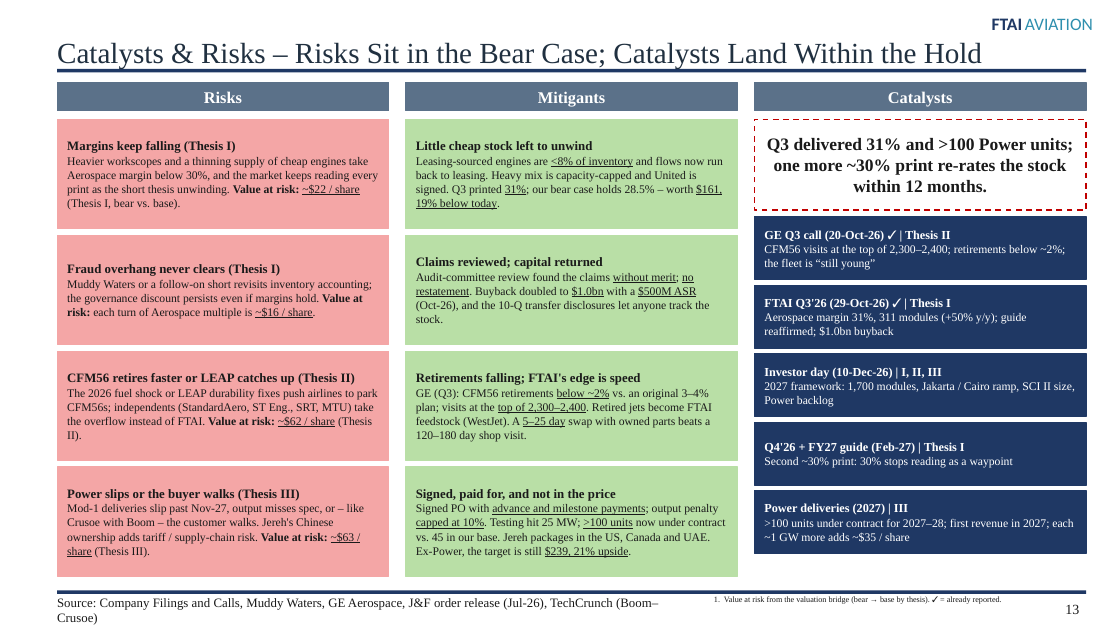
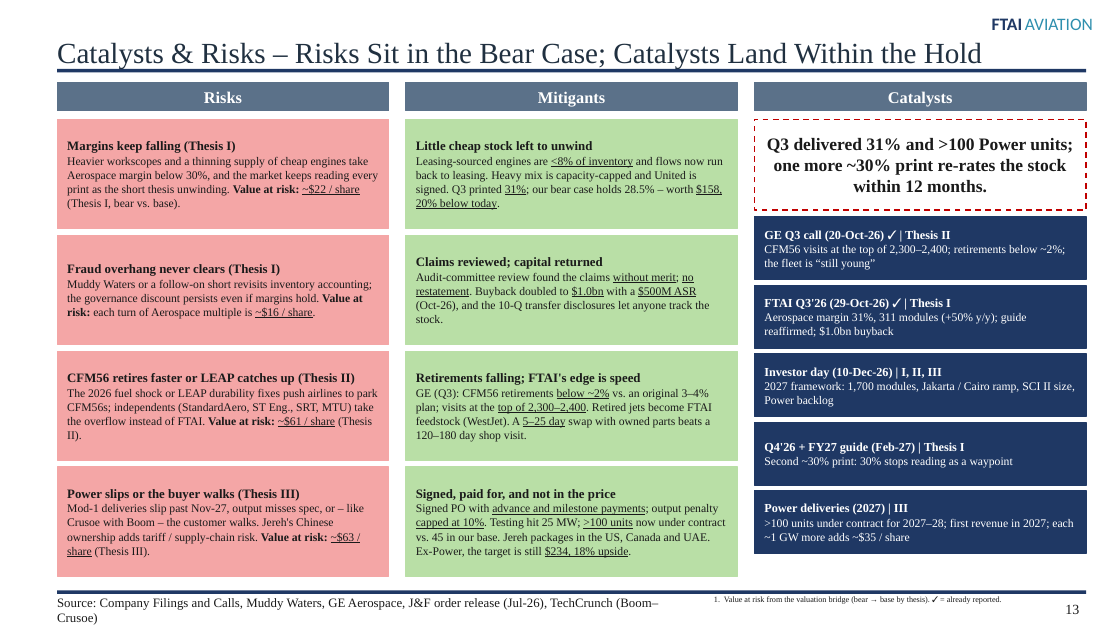
Before and after one commit to maxlsmls-dot/SPOT, a slide deck: slide 13 of ftai_pitch/FTAI_Long_Pitch.pptx. Drawn at 1120x630 pixels with LibreOffice and Linux fonts; fonts in the diff are those of the drawing. Boxes give left, top, right and bottom in pixels: in the first picture for what was removed or moved away, otherwise in the second. Text is boxed around its words. In the diff, an @@ line names an element or a change of style, - is before the commit and + after.

```diff
--- a/ftai_pitch/FTAI_Long_Pitch.pptx
+++ b/ftai_pitch/FTAI_Long_Pitch.pptx
@@ text at [416, 157, 723, 210]: text changed @@
-Leasing-sourced engines are <8% of inventory and flows now run back to leasing. Heavy mix is capacity-capped and United is signed. Q3 printed 31%; our bear case holds 28.5% – worth $161, 19% below today.
+Leasing-sourced engines are <8% of inventory and flows now run back to leasing. Heavy mix is capacity-capped and United is signed. Q3 printed 31%; our bear case holds 28.5% – worth $158, 20% below today.
@@ text at [67, 389, 378, 442]: text changed @@
-The 2026 fuel shock or LEAP durability fixes push airlines to park CFM56s; independents (StandardAero, ST Eng., SRT, MTU) take the overflow instead of FTAI. Value at risk: ~$62 / share (Thesis II).
+The 2026 fuel shock or LEAP durability fixes push airlines to park CFM56s; independents (StandardAero, ST Eng., SRT, MTU) take the overflow instead of FTAI. Value at risk: ~$61 / share (Thesis II).
@@ text at [416, 504, 725, 558]: text changed @@
-Signed PO with advance and milestone payments; output penalty capped at 10%. Testing hit 25 MW; >100 units now under contract vs. 45 in our base. Jereh packages in the US, Canada and UAE. Ex-Power, the target is still $239, 21% upside.
+Signed PO with advance and milestone payments; output penalty capped at 10%. Testing hit 25 MW; >100 units now under contract vs. 45 in our base. Jereh packages in the US, Canada and UAE. Ex-Power, the target is still $234, 18% upside.
```
Also in this commit, not shown: 5 other slides changed, 10 other files.
